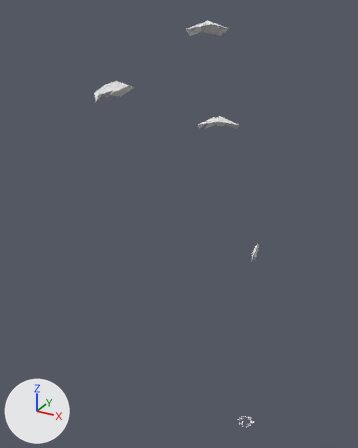
One commit to the OBJ model game/assets/models/plants/SM_Plant_CeibaEmergent_Canopy_LOD1.obj: the scene before it, then after it.
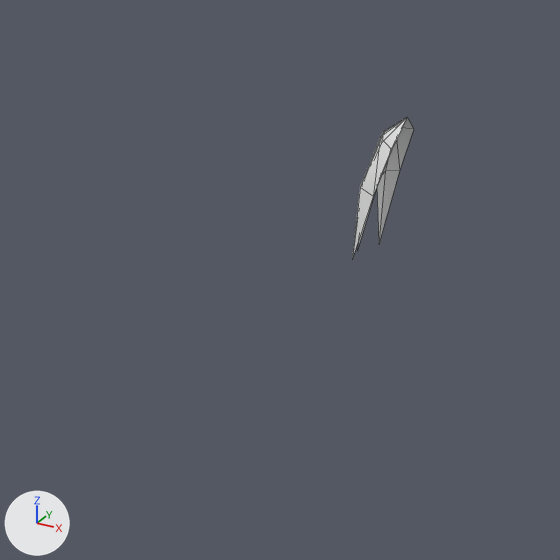
Each version appears first whole from a 50 mm lens placed at (17.2, -50.8, 53.6), pointed at (-12.5, 3.3, 26.5), and next in a close-up on the part from 57% to 78% of the width and 51% to 68% of the height. Every picture has the same lights, and +X, +Y and +Z are marked at lower left. The last two pictures show the newer version. The close-ups show mesh edges as thin lines. Where no turn or scale is listed for an object, it has been applied to the vertices. Vertices at exactly the same position are counted once.

Before the edit, the objects in view are built like this:
```python
me_sm_plant_ceibaemergent_canopy_lod1 = bpy.data.meshes.new('SM_Plant_CeibaEmergent_Canopy_LOD1')
me_sm_plant_ceibaemergent_canopy_lod1.from_pydata(...)  # 159 vertices, 118 faces; spans x -20.6..1.1, y -6.5..15.4, z -0.1..51.9
ob_sm_plant_ceibaemergent_canopy_lod1 = bpy.data.objects.new('SM_Plant_CeibaEmergent_Canopy_LOD1', me_sm_plant_ceibaemergent_canopy_lod1)
ob_sm_plant_ceibaemergent_canopy_lod1.location = (0.0, 0.0, 0.0)
```
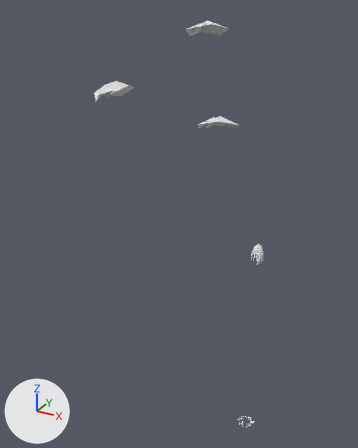
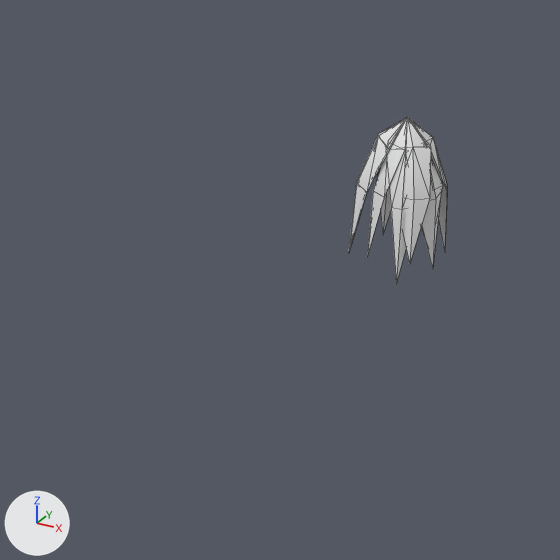
The change, as a diff of the scene's bpy script:
```diff
--- a/game/assets/models/plants/SM_Plant_CeibaEmergent_Canopy_LOD1.obj.py
+++ b/game/assets/models/plants/SM_Plant_CeibaEmergent_Canopy_LOD1.obj.py
@@ me_sm_plant_ceibaemergent_canopy_lod1 @@
 # used by ob_sm_plant_ceibaemergent_canopy_lod1; location = (0.0, 0.0, 0.0)
-me_sm_plant_ceibaemergent_canopy_lod1.from_pydata(...)  # 159 vertices, 118 faces; spans x -20.6..1.1, y -6.5..15.4, z -0.1..51.9
+me_sm_plant_ceibaemergent_canopy_lod1.from_pydata(...)  # 222 vertices, 190 faces; spans x -20.6..1.1, y -6.5..15.4, z -0.1..51.9
+# me_sm_plant_ceibaemergent_canopy_lod1 part 1
+# 20 faces are deleted
+# 19 vertices move from x -0.7..0.0, y -0.4..0.7, z 25.2..27.5 to x -0.6..0.7, y -0.6..0.8, z 25.2..27.5
+# 63 vertices are added at x -0.8..0.7, y -0.7..0.7, z 25.3..27.6
+# 92 new faces join them
```

Pixel boxes [x1, y1, x2, y2] of what changed, in the close-ups (560 x 560 px):
'SM_Plant_CeibaEmergent_Canopy_LOD1', reshaped
    before: [353, 118, 414, 256]
    after: [349, 117, 447, 284]
